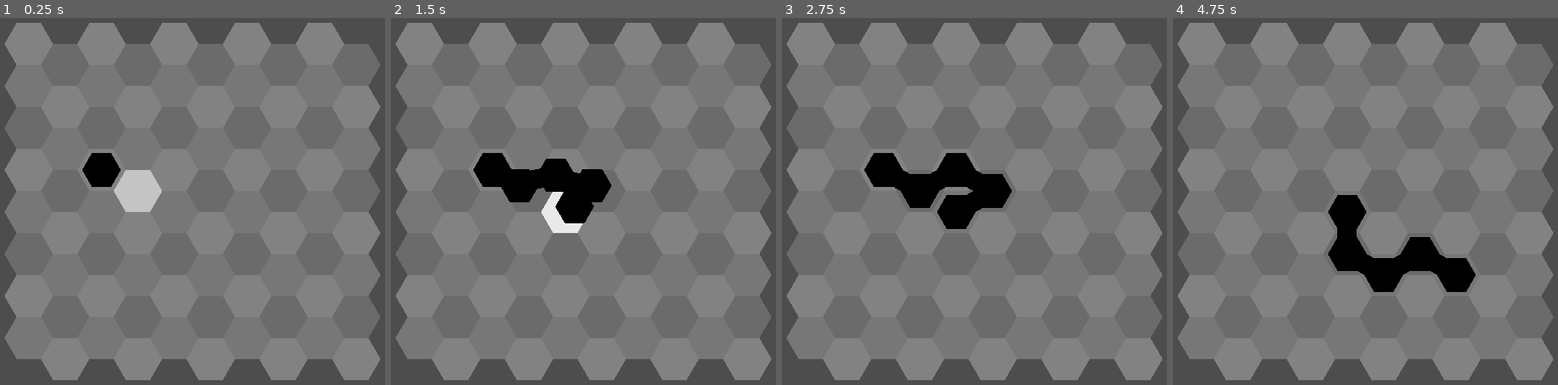
Above: before the commit, frames 1-4 (left to right).
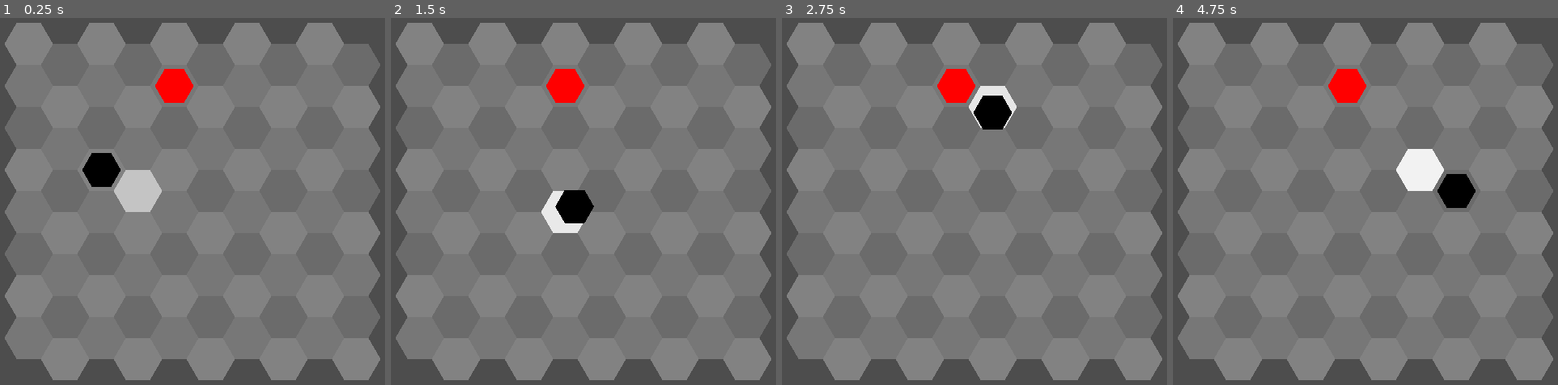
Above: after the commit, the same moments.

Repository: redpebble/sneksagon
Game: Godot game, scene res://scenes/map.tscn
The game is run twice, just before and just after one commit, with the same random seed, the same clock (stepped at 60 frames per second) and the same inputs.
Inputs (mouse positions are in pixels of both pictures, inside the frame that each line leads up to):
- Up to frame 1 (0.25 s): no input
- Up to frame 2 (1.5 s): move the mouse to (691, 175) at 0.52 s; press the mouse at (691, 175) at 0.53 s; move the mouse to (487, 227) at 1.27 s; release the mouse at (487, 227) at 1.28 s; click (487, 227) at 1.35 s
- Up to frame 3 (2.75 s): move the mouse to (1024, 95) at 2.02 s; press the mouse at (1024, 95) at 2.03 s
- Up to frame 4 (4.75 s): move the mouse to (1342, 296) at 2.77 s; release the mouse at (1342, 296) at 2.78 s; click (1342, 296) at 2.85 s; move the mouse to (1511, 274) at 3.52 s; press the mouse at (1511, 274) at 3.53 s; move the mouse to (1219, 128) at 4.27 s; release the mouse at (1219, 128) at 4.28 s; click (1219, 128) at 4.35 s

The runs differ from the first frame. In frame 1, 0.7% of the frame differs, in the area x 40-51%, y 13-24%; in frame 2, 3.5%; in frame 3, 5.8%; in frame 4, 6.4%, in the area x 40-79%, y 13-75%.

Commit message:
apple time

Diff:
--- /dev/null
+++ b/scenes/hex/apple_hex.gd
@@ -0,0 +1,10 @@
+class_name AppleHex
+extends ObjectHex
+
+func _ready() -> void:
+	super._ready()
+	modulate = Color.RED
+
+func eat() -> void:
+	MapManager.spawn_apple()
+	queue_free()
--- /dev/null
+++ b/scenes/hex/apple_hex.tscn
@@ -0,0 +1,7 @@
+[gd_scene load_steps=3 format=3 uid="uid://bxku4o1ucskd1"]
+
+[ext_resource type="PackedScene" uid="uid://cpjrl6jigt8x4" path="res://scenes/hex/object_hex.tscn" id="1_2jo77"]
+[ext_resource type="Script" uid="uid://j1xyknyy4m2t" path="res://scenes/hex/apple_hex.gd" id="2_tyydu"]
+
+[node name="AppleHex" instance=ExtResource("1_2jo77")]
+script = ExtResource("2_tyydu")
--- a/scenes/hex/object_hex.tscn
+++ b/scenes/hex/object_hex.tscn
@@ -3,6 +3,6 @@
 [ext_resource type="PackedScene" uid="uid://b2k5i8r31na11" path="res://scenes/hex/hex.tscn" id="1_42sxs"]
 [ext_resource type="Script" uid="uid://cyohtf0mfy4sm" path="res://scenes/hex/object_hex.gd" id="2_jen7i"]
 
-[node name="Hex" instance=ExtResource("1_42sxs")]
+[node name="ObjectHex" instance=ExtResource("1_42sxs")]
 script = ExtResource("2_jen7i")
 connect_segments = true
--- a/scenes/map.gd
+++ b/scenes/map.gd
@@ -9,6 +9,7 @@
 	MapManager.map_node = self
 	populate_grid()
 	$Snake.make_head(Vector2(2, 2))
+	MapManager.spawn_apple()
 
 func populate_grid():
 	var playfield : Vector2 = get_window().size * 0.75
--- a/scenes/singleton/map_manager.gd
+++ b/scenes/singleton/map_manager.gd
@@ -12,6 +12,8 @@
 
 var valid_coords : Dictionary[Vector2, bool] = {} # there is no Set structure in GDScript
 var grid_map_origin := Vector2.ZERO
+
+var apple_scene = preload("res://scenes/hex/apple_hex.tscn")
 
 # use hex coordinates to get position in world
 func get_hex_world_position(coords : Vector2, offset : Vector2 = grid_map_origin) -> Vector2:
@@ -36,7 +38,7 @@
 		Vector2.DOWN + Vector2.RIGHT: return coords + Vector2(1, 0)
 		_: return coords
 
-func create_hex(hex_node: Hex, coords : Vector2, color : Color) -> Node2D:
+func create_hex(hex_node: Hex, coords : Vector2, color : Color = Color.BLACK) -> Node2D:
 	hex_node.grid_coords = coords
 	hex_node.scale *= HEX_SCALE
 	hex_node.position = get_hex_world_position(coords)
@@ -59,3 +61,19 @@
 		if entities[from_coords].is_empty():
 			entities.erase(from_coords)
 	entities[to_coords] = [hex]
+
+
+func get_random_cell() -> Vector2:
+	var coords_list = valid_coords.keys()
+	return coords_list[randi_range(0, coords_list.size() - 1)]
+
+func get_random_empty_cell() -> Vector2: # this is not very good lol
+	var coords = null
+	while coords == null:
+		var check_coords = get_random_cell()
+		if entities.get(check_coords) == null:
+			coords = check_coords
+	return coords
+
+func spawn_apple() -> void:
+	create_hex(apple_scene.instantiate(), get_random_empty_cell())
--- a/scenes/snake.gd
+++ b/scenes/snake.gd
@@ -7,7 +7,6 @@
 var snake_hex_scene = preload("res://scenes/hex/snake_hex.tscn")
 
 var head : SnakeHex = null
-var max_length := 5
 
 
 #func _ready() -> void:
@@ -37,8 +36,10 @@
 		return false
 
 	var entities = MapManager.entities.get(to_coords)
-	if entities && !entities.has(get_tail()):
-		return false
+	if entities:
+		for e in entities:
+			if e is SnakeHex && e != get_tail():
+				return false
 
 	return true
 
@@ -50,7 +51,13 @@
 	if !is_valid_move(to_coords):
 		return
 
-	extend()
+	var entities = MapManager.entities.get(to_coords)
+	if entities:
+		for e in entities:
+			if e is AppleHex:
+				extend()
+				e.eat()
+
 	head.move(to_coords, duration)
 
 func round_hexagonal(base_vector) -> Vector2:
@@ -62,7 +69,6 @@
 	return hex_direction
 
 func extend() -> void:
-	if get_length() >= max_length : return
 	var tail := get_tail()
 	if tail:
 		var new_hex : SnakeHex = MapManager.create_hex(snake_hex_scene.instantiate(), tail.last_coords, color)
Not shown, added: scenes/hex/apple_hex.gd.uid
